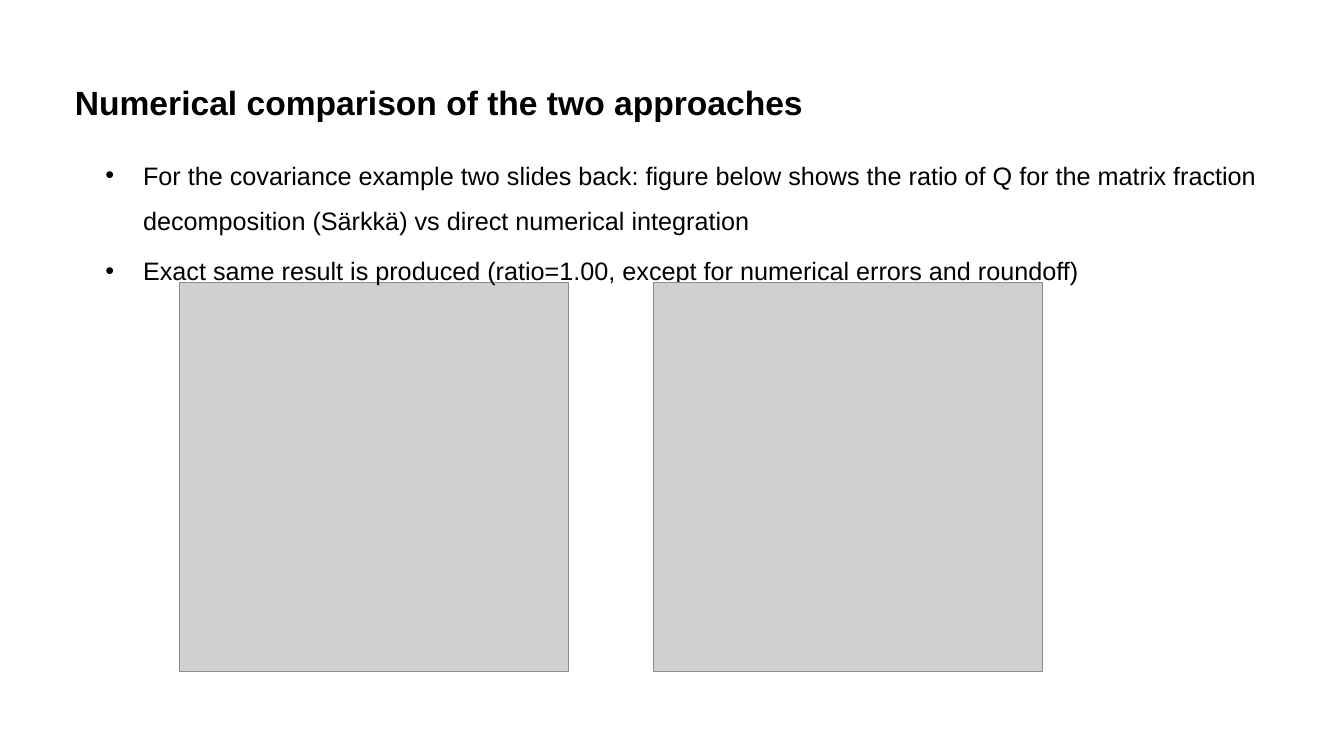
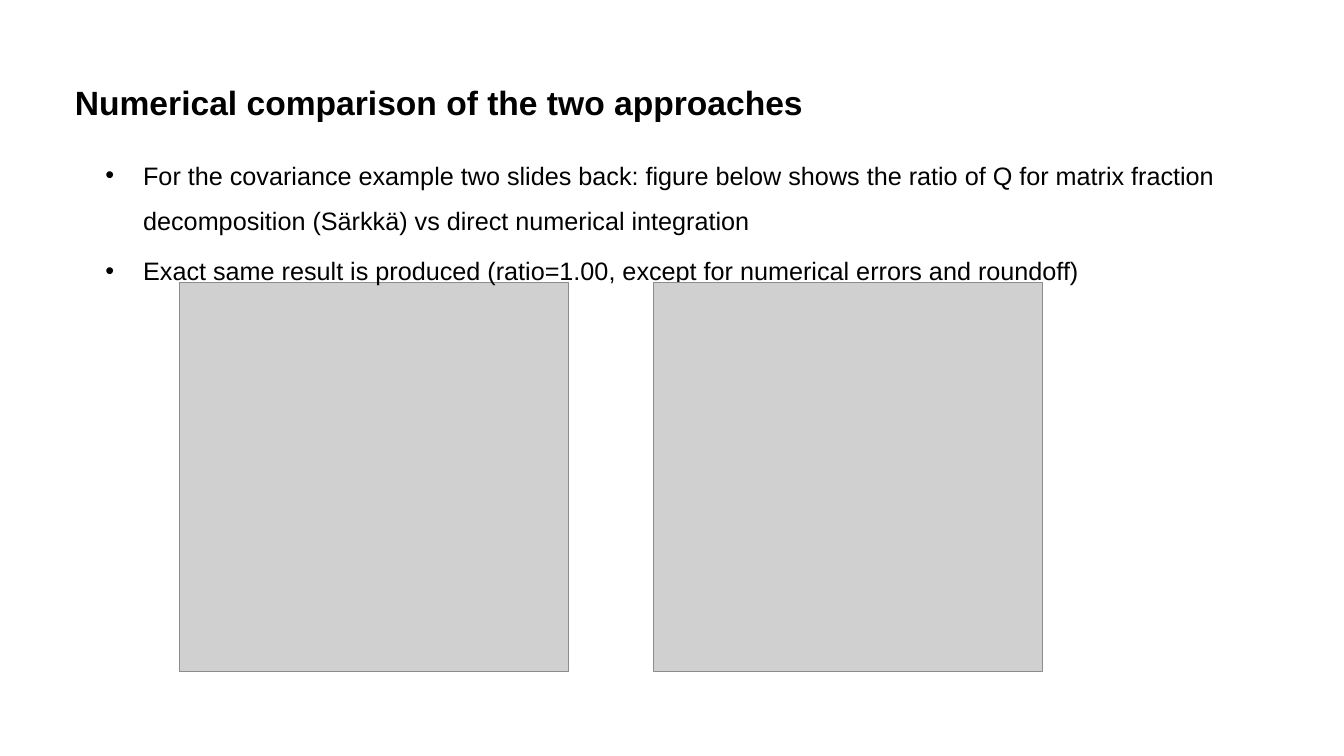
Before and after one commit to Oyvindwpetersen/ssm_tools, a slide deck: slide 10 of documentation/SystemFormulation_LFM_and_statespace.pptx. Drawn at 1344x756 pixels with LibreOffice and Linux fonts; fonts in the diff are those of the drawing; grey boxes stand for pictures; background and template pictures are left out. Boxes give left, top, right and bottom in pixels: in the first picture for what was removed or moved away, otherwise in the second. Text is boxed around its words. In the diff, an @@ line names an element or a change of style, - is before the commit and + after.

```diff
--- a/documentation/SystemFormulation_LFM_and_statespace.pptx
+++ b/documentation/SystemFormulation_LFM_and_statespace.pptx
@@ text at (143, 166, 1214, 236): text changed @@
-• For the covariance example two slides back: figure below shows the ratio of Q for the matrix fraction decomposition (Särkkä) vs direct numerical integration
+• For the covariance example two slides back: figure below shows the ratio of Q for matrix fraction decomposition (Särkkä) vs direct numerical integration
```
Also in this commit, not shown: 4 other slides changed, 2 other files.
